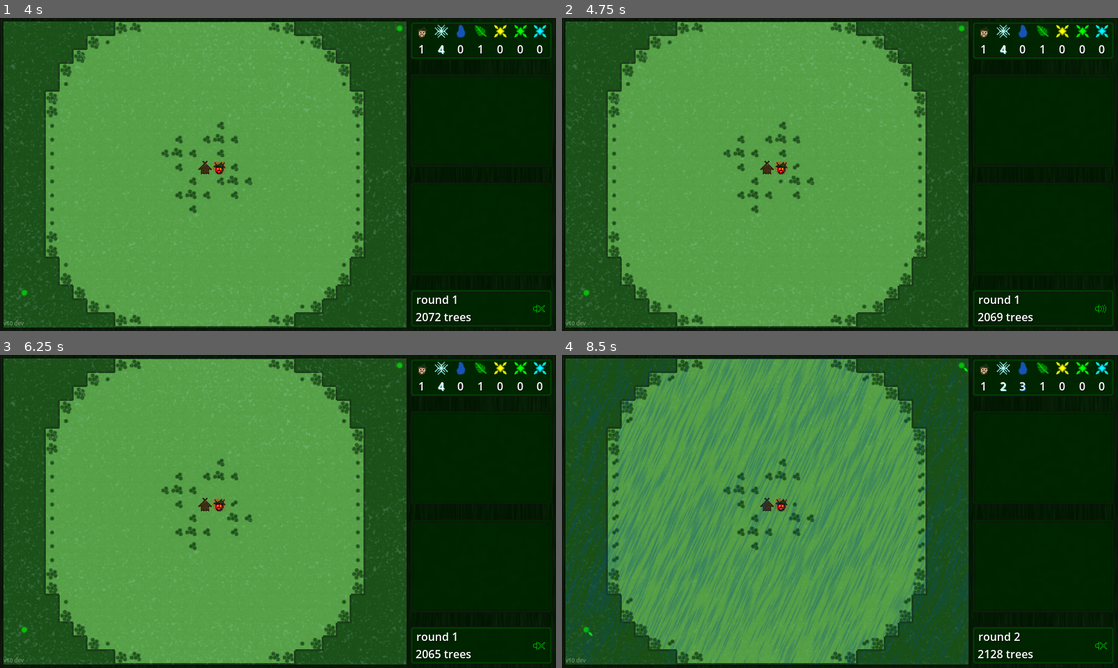
Above: before the commit, frames 1-4 (two rows, left to right).
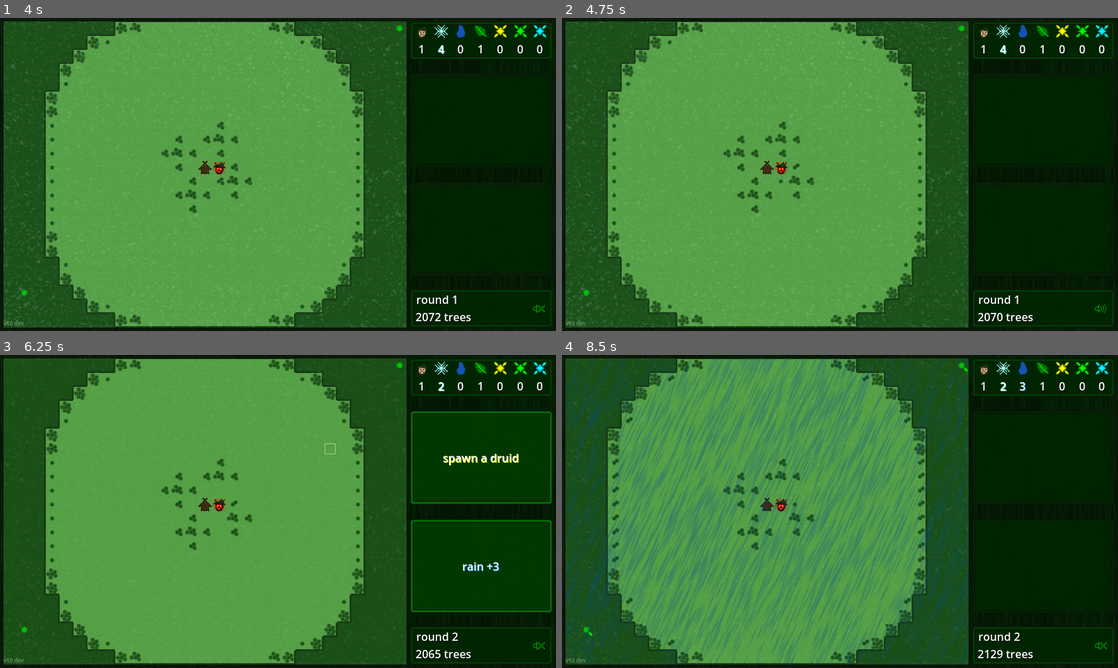
Above: after the commit, the same moments.

Repository: TriffnixXIV/ForstForward
Game: Godot game, scene res://Scenes/ForstForward.tscn
Same seed, same stepped clock (60 frames per second), same inputs: the game is played once before the commit and once after it. Sound files missing from this copy of the repository are replaced by a short silence.
Inputs (mouse positions are in pixels of both pictures, inside the frame that each line leads up to):
- Up to frame 1 (4 s): click (205, 174) at 0.5 s; click (205, 174) at 1.25 s; click "plant 2 forests" at 2 s; click "frost +4" at 2.75 s; click (539, 309) at 3.5 s
- Up to frame 2 (4.75 s): tap Enter at 4.25 s; move the mouse to (962, 158) at 4.27 s; tap Tab at 4.35 s; click (962, 158) at 4.42 s
- Up to frame 3 (6.25 s): move the mouse to (166, 527) at 5.02 s; tap Tab at 5.1, 5.85 s; click (166, 527) at 5.17 s; tap Space at 5.75 s; move the mouse to (333, 442) at 5.77 s; click (333, 442) at 5.92 s
- Up to frame 4 (8.5 s): click "spawn a druid" at 6.5 s; click "rain +3" at 7.25 s; move the mouse to (812, 574) at 8.02 s; tap Tab at 8.1 s; click (812, 574) at 8.17 s

Frame 1 is identical in both runs. In frame 2, less than 0.1% of the frame differs, in the area x 77-80%, y 94-98%; in frame 3, 1.5%, in the area x 58-100%, y 8-92%; in frame 4, less than 0.1%.

Commit message:
advancement refactor

Diff:
--- a/Source/Code/Action.gd
+++ b/Source/Code/Action.gd
@@ -120,7 +120,8 @@
 		Type.lightning_strike:
 			var rain_text = "rain " + str(-cost) if cost > 0 else "rain +" + str(-cost) if cost < 0 else ""
 			if clicks > 1:
-				return "summon " + str(clicks) + " lightning strikes" + progress_text + "\n" + rain_text + " for each"
+				if rain_text != "": rain_text += " for each"
+				return "summon " + str(clicks) + " lightning strikes" + progress_text + "\n" + rain_text
 			else:
 				return "summon a lightning strike" + "\n" + rain_text
 
--- /dev/null
+++ b/Source/Code/Advancement.gd
@@ -0,0 +1,133 @@
+extends Node
+class_name Advancement
+
+var map
+
+enum Phase {transitioning, idle, starting, druids, growth, villagers}
+var current_phase = Phase.idle
+
+var still_acting: bool = false
+
+var done_villager_count = 0
+var all_villagers_are_done_with_this_step = false
+
+signal advancement_step_done
+signal advancement_done
+
+func start():
+	$AdvancementStart.play()
+	current_phase = Phase.starting
+	$Timer.start()
+	map.crystal_manager.advance()
+
+func stop():
+	$Timer.stop()
+
+func start_druid_phase():
+	if len(map.druids) == 0 and len(map.treantlings) == 0 and len(map.treants) == 0:
+		start_growth_phase()
+	else:
+		$DruidStart.play()
+		still_acting = true
+		current_phase = Phase.druids
+
+		for druid in map.druids:
+			druid.prepare_turn(map.druid_actions)
+			druid.set_circle_trees(map.druid_circle_trees)
+
+		for treant in map.treants:
+			treant.prepare_turn(map.treant_actions)
+			treant.set_death_spread(map.treant_death_spread)
+
+		for treantling in map.treantlings:
+			treantling.prepare_turn(map.treantling_actions)
+			treantling.set_stomp_strength(map.treantling_strength)
+			treantling.set_death_spread(map.treantling_death_spread)
+
+func advance_druid_phase():
+	$DruidAdvance.play()
+	still_acting = false
+	for creature in map.druids + map.treants + map.treantlings:
+		still_acting = creature.act() or still_acting
+
+func start_growth_phase():
+	$GrowthStart.play()
+	current_phase = Phase.growth
+	map.remaining_growth_stages = map.get_growth_stages()
+
+func advance_growth_phase():
+	$GrowthAdvance.play()
+	var growth_amounts: Dictionary = {}
+	for x in map.width:
+		for y in map.height:
+			if map.is_forest(Vector2i(x, y)):
+				for diff in [Vector2i(1, 0), Vector2i(0, 1), Vector2i(-1, 0), Vector2i(0, -1)]:
+					var cell = Vector2i(x, y) + diff
+					if cell in growth_amounts:
+						growth_amounts[cell] += 1
+					else:
+						growth_amounts[cell] = 1
+
+	for cell in growth_amounts:
+		var previous_yield = map.get_yield(cell)
+		map.increase_yield(cell, growth_amounts[cell])
+		map.grown_trees += map.get_yield(cell) - previous_yield
+
+	map.update_forest_edges()
+	map.remaining_growth_stages -= 1
+	map.total_growth_stages += 1
+
+func start_villager_phase():
+	$HorstStart.play()
+	done_villager_count = 0
+	current_phase = Phase.villagers
+	var action_loss = map.get_coldness()
+	for villager in map.villagers:
+		map.actions_lost_to_frost += min(map.villager_actions, action_loss)
+		villager.prepare_turn(map.villager_actions - action_loss)
+	map.update_cell_tree_distance_map()
+	all_villagers_are_done_with_this_step = true
+
+func advance_villager_phase():
+	$HorstAdvance.play()
+	all_villagers_are_done_with_this_step = false
+	for villager in map.villagers:
+		villager.act()
+	all_villagers_are_done_with_this_step = true
+
+func _on_villager_done_acting():
+	done_villager_count += 1
+
+func _on_timer_timeout():
+	advance_phase()
+
+func advance_phase():
+	emit_signal("advancement_step_done")
+	match current_phase:
+		Phase.starting:
+			start_druid_phase()
+		Phase.druids:
+			if still_acting:
+				advance_druid_phase()
+			else:
+				start_growth_phase()
+		Phase.growth:
+			if map.remaining_growth_stages > 0:
+				advance_growth_phase()
+			else:
+				start_villager_phase()
+		Phase.villagers:
+			if all_villagers_are_done_with_this_step:
+				if done_villager_count < len(map.villagers):
+					advance_villager_phase()
+				else:
+					done_villager_count = 0
+					finish_advancement()
+
+func finish_advancement():
+	$Timer.stop()
+	current_phase = Phase.idle
+	map.growth_boost = max(0, floori(0.5 * map.growth_boost))
+	map.advance_rain()
+	map.advance_frost()
+	emit_signal("advancement_done")
--- a/Source/Code/ForstForward.gd
+++ b/Source/Code/ForstForward.gd
@@ -60,7 +60,7 @@
 			if event is InputEventKey and event.pressed and event.keycode == KEY_ESCAPE:
 				set_game_state(GameState.main_menu)
 			elif (event is InputEventKey or (event is InputEventMouseButton and not event.button_index == MOUSE_BUTTON_LEFT)) and event.pressed:
-				if $Map.current_phase == $Map.Phase.idle:
+				if $Map.advancement.current_phase == $Map.advancement.Phase.idle:
 					set_game_state(GameState.playing)
 
 		GameState.playing:
@@ -111,14 +111,14 @@
 		update_highlight_color()
 
 func update_hightlight_visibility():
-	if current_map_position != null and $Map.is_valid_tile(current_map_position) and game_state == GameState.playing and $Map.current_phase == $Map.Phase.idle:
+	if current_map_position != null and $Map.is_valid_tile(current_map_position) and game_state == GameState.playing and $Map.advancement.current_phase == $Map.advancement.Phase.idle:
 		$Map/CellHighlight.visible = true
 	else:
 		$Map/CellHighlight.visible = false
 
 func update_highlight_position():
 	update_highlight_color()
-	if $Map.is_valid_tile(current_map_position) and game_state == GameState.playing and $Map.current_phase == $Map.Phase.idle:
+	if $Map.is_valid_tile(current_map_position) and game_state == GameState.playing and $Map.advancement.current_phase == $Map.advancement.Phase.idle:
 		$Map/CellHighlight.position.x = current_map_position.x * $Map.tile_set.tile_size.x
 		$Map/CellHighlight.position.y = current_map_position.y * $Map.tile_set.tile_size.y
 
@@ -339,7 +339,7 @@
 	$Sidebar/InGameUI/BottomOption.set_focus_mode(Control.FOCUS_ALL)
 
 func skip_round():
-	if $Map.current_phase == $Map.Phase.idle:
+	if $Map.advancement.current_phase == $Map.advancement.Phase.idle:
 		$Sidebar/InGameUI/TopOption.disabled = true
 		$Sidebar/InGameUI/BottomOption.disabled = true
 		advance()
@@ -361,16 +361,16 @@
 		$Sidebar/InGameUI/BottomOption.set_focus_mode(Control.FOCUS_NONE)
 		$Sidebar/InGameUI/BottomOption/Label.text = ""
 		$Sidebar/InGameUI/BottomOption/Label.label_settings.shadow_color = Color(0, 0, 0, 0.8)
-		$Map.advance()
+		$Map.advancement.start()
 
 func _on_map_score_changed():
 	update_score()
 
-func _on_map_advancement_step_done():
+func _on_advancement_step_done():
 	update_score()
 	update_numbers()
 
-func _on_map_advancement_done():
+func _on_advancement_done():
 	start_next_round()
 
 func start_next_round():
--- a/Source/Code/Map.gd
+++ b/Source/Code/Map.gd
@@ -11,15 +11,11 @@
 @export var ForestEdge: PackedScene
 var horizontal_forest_edges = []
 var vertical_forest_edges = []
-
-var still_acting: bool = false
 
 @export var Villager: PackedScene
 var villagers: Array[Villager] = []
 var homeless_villagers = []
 var home_cell_villager_map = {}
-var done_villager_count = 0
-var all_villagers_are_done_with_this_step = false
 
 @export var Druid: PackedScene
 var druids: Array[Druid] = []
@@ -108,17 +104,17 @@
 var cell_labels: Array[Array]
 var cell_tree_distance_map: Array[Array]
 
-enum Phase {transitioning, idle, starting, druids, growth, villagers}
-var current_phase = Phase.idle
+var advancement: Advancement
 
 signal transition_done
 signal score_changed
-signal advancement_step_done
-signal advancement_done
 
 func _ready():
 	super._ready()
 	reset_upgrades()
+
+	advancement = $Advancement
+	advancement.map = self
 
 	crystal_manager = CrystalManager.new(self)
 	highest_possible_score = width * height * 10
@@ -153,8 +149,8 @@
 			if is_house(data[1]):
 				spawn_villager(data[1])
 		update_forest_edges()
-	elif current_phase == Phase.transitioning:
-		current_phase = Phase.idle
+	elif advancement.current_phase == advancement.Phase.transitioning:
+		advancement.current_phase = advancement.Phase.idle
 
 		if len(villagers) > 0:
 			var horst_exists = false
@@ -200,7 +196,7 @@
 				)
 
 	transition_info.shuffle()
-	current_phase = Phase.transitioning
+	advancement.current_phase = advancement.Phase.transitioning
 
 func set_level(level_number: int):
 	current_level = level_number
@@ -226,18 +222,18 @@
 				)
 
 	transition_info.shuffle()
-	current_phase = Phase.transitioning
+	advancement.current_phase = advancement.Phase.transitioning
 
 func stop():
-	$Timer.stop()
+	advancement.stop()
 	growth_boost = 0
 	set_rain(0)
 	frost_boost = 0
 	update_frost_overlay()
-	current_phase = Phase.idle
+	advancement.current_phase = advancement.Phase.idle
 
 func reset():
-	$Timer.stop()
+	advancement.stop()
 	transition_progress = 0.0
 	transition_info = []
 
@@ -253,19 +249,11 @@
 	for villager in villagers:
 		villager.reset()
 
-	for druid in druids:
-		remove_child(druid)
-		druid.queue_free()
+	for creature in druids + treants + treantlings:
+		remove_child(creature)
+		creature.queue_free()
 	druids = []
-
-	for treant in treants:
-		remove_child(treant)
-		treant.queue_free()
 	treants = []
-
-	for treantling in treantlings:
-		remove_child(treantling)
-		treantling.queue_free()
 	treantlings = []
 
 	crystal_manager.reset()
@@ -355,134 +343,6 @@
 			instance.queue_free()
 			vertical_forest_edges[edge_position.y][edge_position.x] = null
 
-# map update stuff
-
-func advance():
-	$AdvancementStart.play()
-	current_phase = Phase.starting
-	$Timer.start()
-	crystal_manager.advance()
-
-func start_druid_phase():
-	if len(druids) == 0 and len(treantlings) == 0 and len(treants) == 0:
-		start_growth_phase()
-	else:
-		$DruidStart.play()
-		still_acting = true
-		current_phase = Phase.druids
-
-		for druid in druids:
-			druid.prepare_turn(druid_actions)
-			druid.set_circle_trees(druid_circle_trees)
-
-		for treant in treants:
-			treant.prepare_turn(treant_actions)
-			treant.set_death_spread(treant_death_spread)
-
-		for treantling in treantlings:
-			treantling.prepare_turn(treantling_actions)
-			treantling.set_stomp_strength(treantling_strength)
-			treantling.set_death_spread(treantling_death_spread)
-
-		$Timer.start()
-
-func advance_druid_phase():
-	$DruidAdvance.play()
-	still_acting = false
-	for druid in druids:
-		still_acting = druid.act() or still_acting
-	for treant in treants:
-		still_acting = treant.act() or still_acting
-	for treantling in treantlings:
-		still_acting = treantling.act() or still_acting
-	$Timer.start()
-
-func start_growth_phase():
-	$GrowthStart.play()
-	current_phase = Phase.growth
-	remaining_growth_stages = get_growth_stages()
-	$Timer.start()
-
-func advance_growth_phase():
-	$GrowthAdvance.play()
-	var growth_amounts: Dictionary = {}
-	for x in width:
-		for y in height:
-			if is_forest(Vector2i(x, y)):
-				for diff in [Vector2i(1, 0), Vector2i(0, 1), Vector2i(-1, 0), Vector2i(0, -1)]:
-					var cell = Vector2i(x, y) + diff
-					if cell in growth_amounts:
-						growth_amounts[cell] += 1
-					else:
-						growth_amounts[cell] = 1
-
-	for cell in growth_amounts:
-		var previous_yield = get_yield(cell)
-		increase_yield(cell, growth_amounts[cell])
-		grown_trees += get_yield(cell) - previous_yield
-
-	update_forest_edges()
-	remaining_growth_stages -= 1
-	total_growth_stages += 1
-	$Timer.start()
-
-func start_villager_phase():
-	$HorstStart.play()
-	done_villager_count = 0
-	current_phase = Phase.villagers
-	var action_loss = get_coldness()
-	for villager in villagers:
-		actions_lost_to_frost += min(villager_actions, action_loss)
-		villager.prepare_turn(villager_actions - action_loss)
-	update_cell_tree_distance_map()
-	all_villagers_are_done_with_this_step = true
-	$Timer.start()
-
-func advance_villager_phase():
-	$HorstAdvance.play()
-	all_villagers_are_done_with_this_step = false
-	$Timer.start()
-	for villager in villagers:
-		villager.act()
-	all_villagers_are_done_with_this_step = true
-	advance_phase()
-
-func _on_villager_done_acting():
-	done_villager_count += 1
-
-func _on_timer_timeout():
-	advance_phase()
-
-func advance_phase():
-	emit_signal("advancement_step_done")
-	match current_phase:
-		Phase.starting:
-			start_druid_phase()
-		Phase.druids:
-			if still_acting:
-				advance_druid_phase()
-			else:
-				start_growth_phase()
-		Phase.growth:
-			if remaining_growth_stages > 0:
-				advance_growth_phase()
-			else:
-				start_villager_phase()
-		Phase.villagers:
-			if $Timer.is_stopped() and all_villagers_are_done_with_this_step:
-				if done_villager_count < len(villagers):
-					advance_villager_phase()
-				else:
-					done_villager_count = 0
-					finish_advancement()
-
-func finish_advancement():
-	current_phase = Phase.idle
-	growth_boost = max(0, floori(0.5 * growth_boost))
-	advance_rain()
-	advance_frost()
-	emit_signal("advancement_done")
-
 # miscellaneous advancement stuff
 
 func reset_cell_tree_distance_map():
@@ -706,7 +566,7 @@
 	villager.home_cell = cell_position
 	villager.map = self
 	villager.update_position()
-	villager.connect("done_acting", _on_villager_done_acting)
+	villager.connect("done_acting", advancement._on_villager_done_acting)
 
 	home_cell_villager_map[cell_position] = villager
 	villagers.append(villager)
@@ -714,7 +574,7 @@
 
 	add_child(villager)
 
-	if not current_phase == Phase.transitioning:
+	if not advancement.current_phase == advancement.Phase.transitioning:
 		born_villagers += 1
 	highest_villager_count = max(highest_villager_count, len(villagers))
 
@@ -730,7 +590,7 @@
 		homeless_villagers.erase(villager)
 		remove_child(villager)
 		villager.queue_free()
-		if not current_phase == Phase.transitioning:
+		if not advancement.current_phase == advancement.Phase.transitioning:
 			dead_villagers += 1
 	else:
 		homeless_villagers.append(villager)
--- a/Source/Scenes/ForstForward.tscn
+++ b/Source/Scenes/ForstForward.tscn
@@ -8,6 +8,7 @@
 [ext_resource type="AudioStream" uid="uid://dsqtm2uwekqqh" path="res://Sounds/Mid.wav" id="5_o16hq"]
 [ext_resource type="AudioStream" uid="uid://id7di46s4g3d" path="res://Sounds/LowWood.wav" id="6_ybxwl"]
 [ext_resource type="Texture2D" uid="uid://dqiy4yeveobu2" path="res://Images/Tiles/Plains.png" id="7_gswc0"]
+[ext_resource type="Script" path="res://Code/Advancement.gd" id="7_xxdmg"]
 [ext_resource type="PackedScene" uid="uid://204iv18oep35" path="res://Scenes/Villager.tscn" id="8_kr2na"]
 [ext_resource type="Texture2D" uid="uid://c2kj8qomwkvw8" path="res://Images/Tiles/Growth.png" id="8_rvm20"]
 [ext_resource type="Texture2D" uid="uid://d1qg7dksiud0w" path="res://Images/Tiles/Forest.png" id="9_s63f6"]
@@ -286,31 +287,33 @@
 Blast = ExtResource("23_fm4bp")
 GrowthEffect = ExtResource("24_hbdlb")
 
-[node name="Timer" type="Timer" parent="Map"]
+[node name="Advancement" type="Node" parent="Map"]
+script = ExtResource("7_xxdmg")
+
+[node name="Timer" type="Timer" parent="Map/Advancement"]
 wait_time = 0.25
-one_shot = true
-
-[node name="AdvancementStart" type="AudioStreamPlayer" parent="Map"]
+
+[node name="AdvancementStart" type="AudioStreamPlayer" parent="Map/Advancement"]
 stream = ExtResource("4_a7wmd")
 
-[node name="DruidStart" type="AudioStreamPlayer" parent="Map"]
+[node name="DruidStart" type="AudioStreamPlayer" parent="Map/Advancement"]
 stream = ExtResource("24_p5qfq")
 
-[node name="DruidAdvance" type="AudioStreamPlayer" parent="Map"]
+[node name="DruidAdvance" type="AudioStreamPlayer" parent="Map/Advancement"]
 stream = ExtResource("25_ayc6w")
 volume_db = -5.0
 
-[node name="GrowthStart" type="AudioStreamPlayer" parent="Map"]
+[node name="GrowthStart" type="AudioStreamPlayer" parent="Map/Advancement"]
 stream = ExtResource("26_e3qfq")
 
-[node name="GrowthAdvance" type="AudioStreamPlayer" parent="Map"]
+[node name="GrowthAdvance" type="AudioStreamPlayer" parent="Map/Advancement"]
 stream = ExtResource("27_f1rrp")
 volume_db = -5.0
 
-[node name="HorstStart" type="AudioStreamPlayer" parent="Map"]
+[node name="HorstStart" type="AudioStreamPlayer" parent="Map/Advancement"]
 stream = ExtResource("28_hswee")
 
-[node name="HorstAdvance" type="AudioStreamPlayer" parent="Map"]
+[node name="HorstAdvance" type="AudioStreamPlayer" parent="Map/Advancement"]
 stream = ExtResource("29_opsn4")
 volume_db = -7.0
 
@@ -1689,11 +1692,11 @@
 texture_pressed = ExtResource("63_hkoqk")
 stretch_mode = 0
 
-[connection signal="advancement_done" from="Map" to="." method="_on_map_advancement_done"]
-[connection signal="advancement_step_done" from="Map" to="." method="_on_map_advancement_step_done"]
 [connection signal="score_changed" from="Map" to="." method="_on_map_score_changed"]
 [connection signal="transition_done" from="Map" to="." method="_on_map_transition_done"]
-[connection signal="timeout" from="Map/Timer" to="Map" method="_on_timer_timeout"]
+[connection signal="advancement_done" from="Map/Advancement" to="." method="_on_advancement_done"]
+[connection signal="advancement_step_done" from="Map/Advancement" to="." method="_on_advancement_step_done"]
+[connection signal="timeout" from="Map/Advancement/Timer" to="Map/Advancement" method="_on_timer_timeout"]
 [connection signal="pressed" from="MapOverlay/MainMenu/ToLevelSelection" to="." method="_on_to_level_selection_pressed"]
 [connection signal="pressed" from="MapOverlay/MainMenu/Exit" to="." method="_on_exit_pressed"]
 [connection signal="pressed" from="MapOverlay/LevelSelection/StartGame" to="." method="_on_start_game_pressed"]
Not shown: 1 places in Source/Scenes/ForstForward.tscn that only renumber resources
Not shown, changed: Source/Text/Changelog.txt
Not shown, changed: Source/Text/Todo.txt
